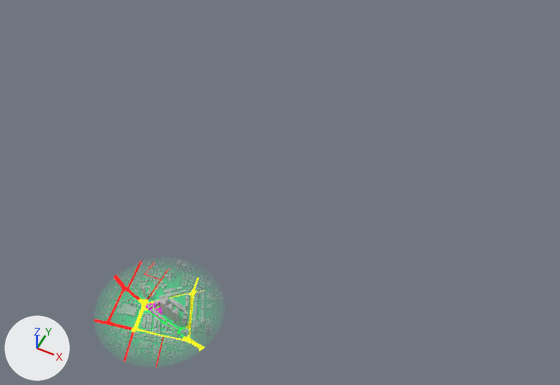
What one commit did to the FBX model resources/enviroment/enviroment.fbx.
Before and after are seen from a 50 mm camera at (2287.0, -2410.0, 4888.0) aimed at (260.0, 1645.0, -181.0). The lights are fixed; the arrows at lower left show +X, +Y and +Z. The first picture is the older version. Where no turn or scale is listed for an object, it has been applied to the vertices.

Names of what the first picture shows: 'City', 'Road_2', 'Road_3', 'circle' and 2 more.
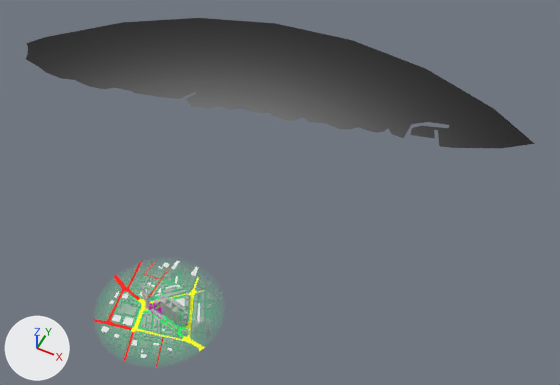
Location of each change, [x1, y1, x2, y2] in pixels of the pictures (560 x 385 px):
'Water', added: after [26, 18, 535, 148]
'grass08', added: after [122, 317, 134, 326]
'Nei_buildings04', added: after [143, 293, 150, 309]
'grass09', added: after [112, 314, 122, 322]
'grass18', added: after [176, 298, 185, 306]

Patch to the scene script:
```diff
--- a/resources/enviroment/enviroment.fbx.py
+++ b/resources/enviroment/enviroment.fbx.py
@@ img_alpha_png_001 @@
+img_alpha_png_001 = load_image('alpha.png.001', 'textures/alpha.png', 1024, 1024, 'sRGB')
@@ mat_material__42 @@
+mat_material__42 = principled_material('Material #42')
+mat_material__42.texture = img_alpha_png_001
+mat_material__42.roughness = 0.859
@@ me_mesh_014 @@
+me_mesh_014.from_pydata(...)  # 60 vertices, 58 faces; spans x -2496.0..2496.0, y -910.0..910.0, z 0.0
+me_mesh_014.materials.append(mat_material__42)  # picture img_alpha_png_001
@@ me_mesh_024 @@
+me_mesh_024.from_pydata([(-68.8, 14.5, 0.0), (-124.2, 5.4, 0.0), (-116.2, -42.4, 0.0), (-104.7, -49.9, 0.0), (-55.3, -39.0, 0.0)], [], [(3, 4, 0), (3, 0, 1), (3, 1, 2)])
@@ me_mesh_041 @@
+me_mesh_041.from_pydata(...)  # 72 vertices, 129 faces; spans x -18.0..17.0, y -17.0..22.0, z 0.0..171.0
+me_mesh_041.materials.append(mat_buildings)
@@ me_mesh_033 @@
+me_mesh_033.from_pydata([(206.2, 314.0, 0.0), (293.7, 291.6, 0.0), (300.9, 297.2, 0.0), (263.2, 362.4, 0.0)], [], [(1, 2, 3), (3, 0, 1)])
@@ me_mesh_023 @@
+me_mesh_023.from_pydata([(-28.1, -38.4, 0.0), (42.1, -23.9, 0.0), (26.4, 37.9, 0.0), (-40.5, 24.4, 0.0)], [], [(2, 3, 0), (0, 1, 2)])
@@ me_mesh_040 @@
+me_mesh_040.from_pydata([(392.0, 373.0, 0.0), (378.0, 367.0, 0.0), (461.0, 210.0, 0.0), (480.0, 221.0, 0.0)], [], [(2, 3, 0), (0, 1, 2)])
@@ ob_water @@
+ob_water = bpy.data.objects.new('Water', me_mesh_014)
+ob_water.location = (-391.0, 2788.0, 0.0)
@@ ob_grass09 @@
+ob_grass09 = bpy.data.objects.new('grass09', me_mesh_024)
+ob_grass09.location = (-97.0, -132.0, 0.0)
@@ ob_nei_buildings04 @@
+ob_nei_buildings04 = bpy.data.objects.new('Nei_buildings04', me_mesh_041)
+ob_nei_buildings04.location = (-35.0, 42.0, -5.0)
@@ ob_grass18 @@
+ob_grass18 = bpy.data.objects.new('grass18', me_mesh_033)
+ob_grass18.location = (-97.0, -132.0, 0.0)
@@ ob_grass08 @@
+ob_grass08 = bpy.data.objects.new('grass08', me_mesh_023)
+ob_grass08.location = (-97.0, -132.0, 0.0)
@@ ob_grass01 @@
+ob_grass01 = bpy.data.objects.new('grass01', me_mesh_040)
+ob_grass01.location = (-97.0, -132.0, 0.0)
```
